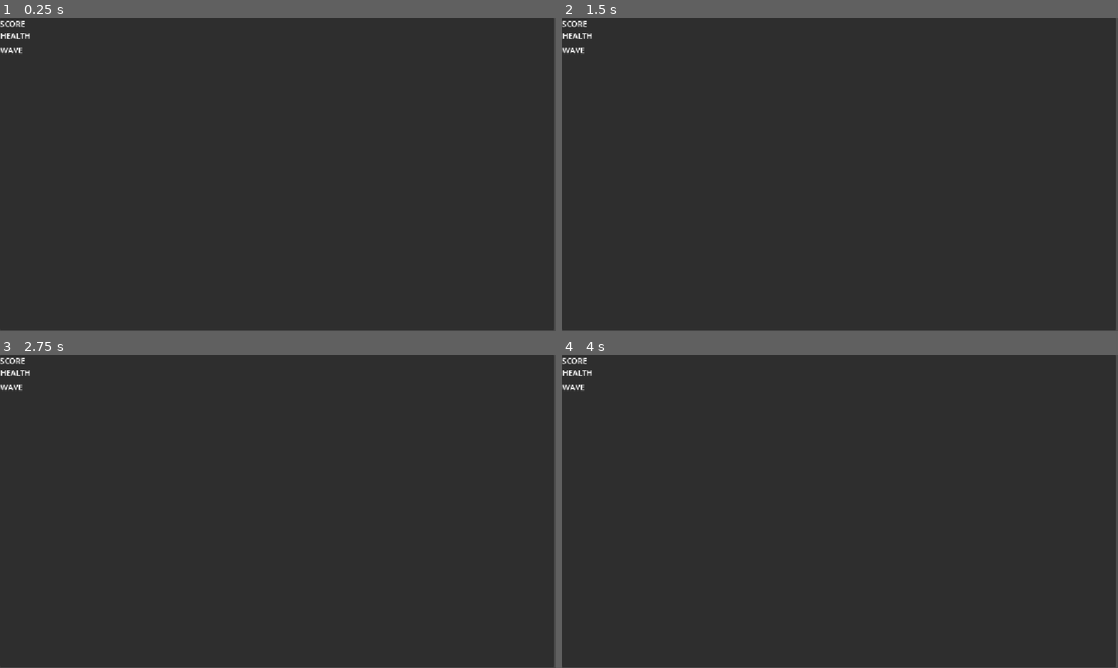
Above: before the commit, frames 1-4 (two rows, left to right).
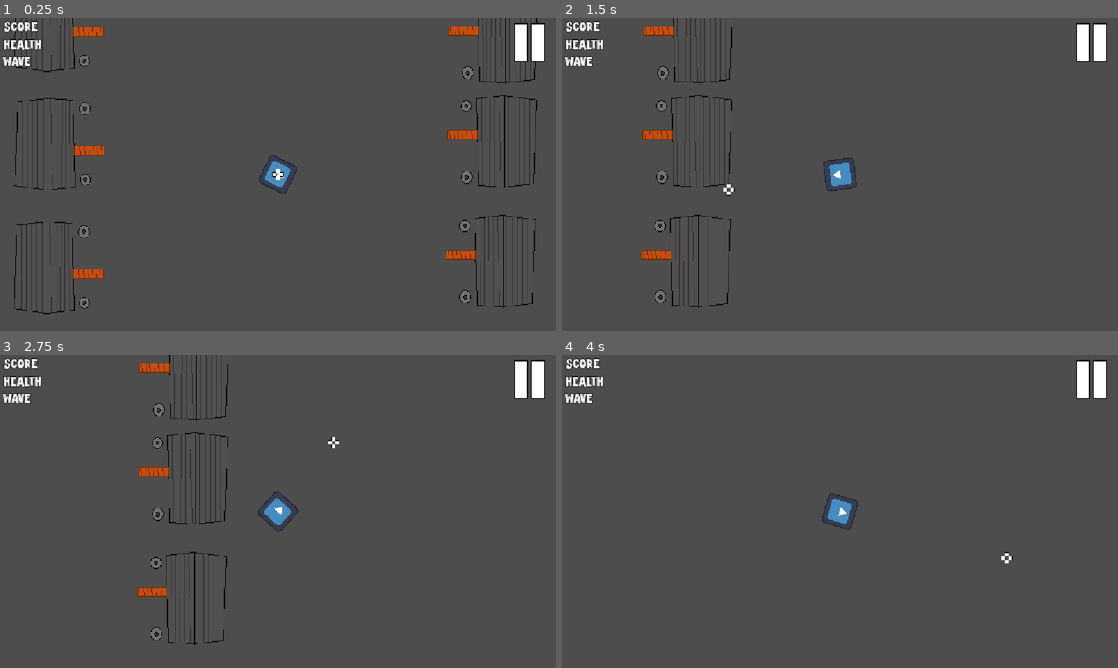
Above: after the commit, the same moments.

Repository: T8BG/HalloweenGameJam
Game: Godot game, scene res://Assets/Scenes/Areas/GameWorld.tscn
Two runs of this game, one before a commit and one after it. Both use one fixed random seed, a clock stepped at 60 frames per second and the inputs below. The project has no main scene, so this scene is started directly. The engine's default icon, where the game draws it, is replaced by a stand-in: a white triangle on a blue panel in a dark square.
Inputs (mouse positions are in pixels of both pictures, inside the frame that each line leads up to):
- Up to frame 1 (0.25 s): no input
- Up to frame 2 (1.5 s): tap Enter (ui_accept) at 0.5, 0.77, 0.8, 1.07, 1.35 s; move the mouse to (962, 158) at 0.52 s; hold D (Right) from 0.53 s (still down); click (962, 158) at 0.6 s; move the mouse to (728, 190) at 1.27 s
- Up to frame 3 (2.75 s): tap Enter (ui_accept) at 1.52, 1.82, 2.3 s; click (166, 527) at 1.55 s; move the mouse to (333, 442) at 2.02 s; release D (Right) at 2.03 s; hold A (Left) from 2.03 s (still down); click (333, 442) at 2.1 s
- Up to frame 4 (4 s): move the mouse to (812, 574) at 2.77 s; release A (Left) at 2.78 s; hold D (Right) from 2.78 s (still down); click (812, 574) at 2.85 s; tap Enter (ui_accept) at 3.02, 3.32, 3.6, 3.77 s; move the mouse to (1006, 558) at 3.52 s

The runs differ from the first frame. In frame 1, 97% of the frame differs, in the area x 0-100%, y 0-100%; in frame 2, 98%; in frame 3, 98%; in frame 4, 99%.

Commit message:
Game Setup
Player Movement, Player angles, Sprites, etc.

Diff:
--- a/halloweenGameJam/Assets/Scenes/Areas/GameWorld.tscn
+++ b/halloweenGameJam/Assets/Scenes/Areas/GameWorld.tscn
@@ -1,9 +1,19 @@
 [gd_scene format=3 uid="uid://ck673twg4avq4"]
 
 [ext_resource type="Script" uid="uid://cq41ym1f818km" path="res://Assets/Scripts/game_world.gd" id="1_c4e7b"]
+[ext_resource type="PackedScene" uid="uid://dbw7rp83ld3d2" path="res://Assets/Scenes/cursor_sprite.tscn" id="2_vwjdu"]
+[ext_resource type="PackedScene" uid="uid://b6lc3aemduj4c" path="res://Assets/Scenes/candy_bullet.tscn" id="3_i6eio"]
+[ext_resource type="PackedScene" uid="uid://mrny8bmdo5ut" path="res://Assets/Scenes/Player.tscn" id="3_rm2es"]
+[ext_resource type="FontFile" uid="uid://rj2tcbopc3or" path="res://Assets/Fonts/Scary Feet.ttf" id="4_chd1q"]
+[ext_resource type="Texture2D" uid="uid://dgudstls25lbh" path="res://Assets/Sprites/Pause.png" id="5_v24s8"]
+[ext_resource type="Texture2D" uid="uid://jf43hq5e1uvt" path="res://Assets/Sprites/PauseHover.png" id="6_4y2y2"]
+[ext_resource type="PackedScene" uid="uid://c2jnlhmjb3co7" path="res://Assets/Scenes/house.tscn" id="6_chd1q"]
 
 [node name="GameWorld" type="Node2D" unique_id=1176257089]
 script = ExtResource("1_c4e7b")
+
+[node name="Player" parent="." unique_id=1428690817 instance=ExtResource("3_rm2es")]
+Candy_Scene = ExtResource("3_i6eio")
 
 [node name="TileMapLayer" type="TileMapLayer" parent="." unique_id=2011772814]
 
@@ -12,28 +22,75 @@
 [node name="PlayerUI" type="CanvasLayer" parent="." unique_id=1620637852]
 
 [node name="Panel" type="Panel" parent="PlayerUI" unique_id=1138851137]
+visible = false
 offset_right = 1148.0
 offset_bottom = 646.0
 
 [node name="PlayerHealthLabel" type="Label" parent="PlayerUI" unique_id=837563749]
-offset_left = 1.0
-offset_top = 25.0
-offset_right = 174.0
-offset_bottom = 48.0
+offset_left = 7.0
+offset_top = 37.0
+offset_right = 180.0
+offset_bottom = 71.0
+theme_override_constants/outline_size = 5
+theme_override_fonts/font = ExtResource("4_chd1q")
+theme_override_font_sizes/font_size = 30
 text = "HEALTH"
 
 [node name="PlayerScoreLabel" type="Label" parent="PlayerUI" unique_id=43006783]
-offset_right = 40.0
-offset_bottom = 23.0
+offset_left = 8.0
+offset_right = 78.0
+offset_bottom = 34.0
+theme_override_constants/outline_size = 5
+theme_override_fonts/font = ExtResource("4_chd1q")
+theme_override_font_sizes/font_size = 30
 text = "SCORE"
 
 [node name="PauseTextureButton" type="TextureButton" parent="PlayerUI" unique_id=1674816296]
-offset_right = 40.0
-offset_bottom = 40.0
+offset_left = 1057.0
+offset_top = 8.0
+offset_right = 1143.0
+offset_bottom = 94.0
+texture_normal = ExtResource("5_v24s8")
+texture_pressed = ExtResource("5_v24s8")
+texture_hover = ExtResource("6_4y2y2")
+ignore_texture_size = true
+stretch_mode = 0
 
 [node name="WaveLabel" type="Label" parent="PlayerUI" unique_id=618791287]
-offset_left = 1.0
-offset_top = 55.0
-offset_right = 192.0
-offset_bottom = 78.0
+offset_left = 6.0
+offset_top = 72.0
+offset_right = 197.0
+offset_bottom = 106.0
+theme_override_constants/outline_size = 5
+theme_override_fonts/font = ExtResource("4_chd1q")
+theme_override_font_sizes/font_size = 30
 text = "WAVE"
+
+[node name="Houses" type="Node" parent="." unique_id=112445695]
+
+[node name="House6" parent="Houses" unique_id=234569783 instance=ExtResource("6_chd1q")]
+position = Vector2(457, -77)
+rotation = 1.5707963
+
+[node name="House5" parent="Houses" unique_id=1089618556 instance=ExtResource("6_chd1q")]
+position = Vector2(454.00012, 171.00009)
+rotation = 1.5707963
+
+[node name="House4" parent="Houses" unique_id=1310916233 instance=ExtResource("6_chd1q")]
+position = Vector2(459, -292.99997)
+rotation = 1.5707964
+
+[node name="House3" parent="Houses" unique_id=1390227139 instance=ExtResource("6_chd1q")]
+position = Vector2(-468, -300)
+rotation = -1.5707964
+
+[node name="House2" parent="Houses" unique_id=518141411 instance=ExtResource("6_chd1q")]
+position = Vector2(-466, -54)
+rotation = -1.5707964
+
+[node name="House" parent="Houses" unique_id=1428817597 instance=ExtResource("6_chd1q")]
+position = Vector2(-468, 201)
+rotation = -1.5707964
+
+[node name="CursorSprite" parent="." unique_id=1055387719 instance=ExtResource("2_vwjdu")]
+z_index = 1000
--- a/halloweenGameJam/Assets/Scenes/Areas/TitleScreen.tscn
+++ b/halloweenGameJam/Assets/Scenes/Areas/TitleScreen.tscn
@@ -1,6 +1,7 @@
 [gd_scene format=3 uid="uid://budgjaciofn56"]
 
 [ext_resource type="Script" uid="uid://bujc0ykcqqfg0" path="res://Assets/Scripts/title_screen.gd" id="1_8plbf"]
+[ext_resource type="FontFile" uid="uid://rj2tcbopc3or" path="res://Assets/Fonts/Scary Feet.ttf" id="2_i1ksy"]
 
 [node name="TitleScreen" type="Control" unique_id=1875287960]
 layout_mode = 3
@@ -11,45 +12,93 @@
 grow_vertical = 2
 script = ExtResource("1_8plbf")
 
-[node name="CreditsUI" type="CanvasLayer" parent="." unique_id=1204783391]
+[node name="CreditButton" type="Button" parent="." unique_id=482060809]
+layout_mode = 0
+offset_left = 472.0
+offset_top = 280.0
+offset_right = 675.0
+offset_bottom = 320.0
+theme_override_constants/outline_size = 15
+theme_override_fonts/font = ExtResource("2_i1ksy")
+theme_override_font_sizes/font_size = 28
+text = "Credits"
 
-[node name="CreditsLabel" type="Label" parent="CreditsUI" unique_id=495572679]
-offset_right = 40.0
+[node name="QuitButton" type="Button" parent="." unique_id=871315375]
+layout_mode = 0
+offset_left = 472.0
+offset_top = 456.0
+offset_right = 675.0
+offset_bottom = 496.0
+theme_override_constants/outline_size = 15
+theme_override_fonts/font = ExtResource("2_i1ksy")
+theme_override_font_sizes/font_size = 28
+text = "Quit"
+
+[node name="StartButton" type="Button" parent="." unique_id=1366472926]
+layout_mode = 0
+offset_left = 472.0
+offset_top = 192.0
+offset_right = 675.0
+offset_bottom = 232.0
+theme_override_constants/outline_size = 15
+theme_override_fonts/font = ExtResource("2_i1ksy")
+theme_override_font_sizes/font_size = 28
+text = "START"
+
+[node name="HelpButton" type="Button" parent="." unique_id=329942299]
+layout_mode = 0
+offset_left = 472.0
+offset_top = 368.0
+offset_right = 675.0
+offset_bottom = 408.0
+theme_override_constants/outline_size = 15
+theme_override_fonts/font = ExtResource("2_i1ksy")
+theme_override_font_sizes/font_size = 28
+text = "Help"
+
+[node name="TitleLabel" type="Label" parent="." unique_id=1110927392]
+layout_mode = 0
+offset_left = 190.0
+offset_top = 27.0
+offset_right = 967.0
+offset_bottom = 169.0
+theme_override_constants/outline_size = 30
+theme_override_fonts/font = ExtResource("2_i1ksy")
+theme_override_font_sizes/font_size = 128
+text = "CANDY CRITTERS"
+
+[node name="HelpUI" type="CanvasLayer" parent="." unique_id=1076240908]
+
+[node name="Panel" type="Panel" parent="HelpUI" unique_id=766632946]
+offset_right = 1155.0
+offset_bottom = 648.0
+
+[node name="CreditsLabel" type="Label" parent="HelpUI" unique_id=955326225]
+offset_right = 109.0
 offset_bottom = 23.0
 text = "CREDITS HERE"
+
+[node name="CreditsUI" type="CanvasLayer" parent="." unique_id=1204783391]
+visible = false
 
 [node name="Panel" type="Panel" parent="CreditsUI" unique_id=1509232811]
 offset_right = 1155.0
 offset_bottom = 648.0
 
-[node name="CreditButton" type="Button" parent="." unique_id=482060809]
-layout_mode = 0
-offset_left = 466.0
-offset_top = 248.0
-offset_right = 669.0
-offset_bottom = 279.0
-text = "Credits"
+[node name="CreditsLabel" type="Label" parent="CreditsUI" unique_id=495572679]
+offset_right = 109.0
+offset_bottom = 23.0
+text = "Whaaat
+"
 
-[node name="QuitButton" type="Button" parent="." unique_id=871315375]
-layout_mode = 0
-offset_left = 488.0
-offset_top = 321.0
-offset_right = 640.0
-offset_bottom = 359.0
-text = "Quit"
+[node name="ExitCredits" type="Button" parent="CreditsUI" unique_id=684786200]
+offset_left = 4.53
+offset_right = 54.53
+offset_bottom = 50.0
+text = "EXIT
+"
 
-[node name="StartButton" type="Button" parent="." unique_id=1366472926]
-layout_mode = 0
-offset_left = 526.0
-offset_top = 191.0
-offset_right = 628.0
-offset_bottom = 222.0
-text = "START"
-
-[node name="TitleLabel" type="Label" parent="." unique_id=1110927392]
-layout_mode = 0
-offset_left = 533.0
-offset_top = 142.0
-offset_right = 624.0
-offset_bottom = 165.0
-text = "GAME TITLE"
+[connection signal="pressed" from="CreditButton" to="." method="_on_credit_button_pressed"]
+[connection signal="pressed" from="QuitButton" to="." method="_on_quit_button_pressed"]
+[connection signal="pressed" from="StartButton" to="." method="_on_start_button_pressed"]
+[connection signal="pressed" from="HelpButton" to="." method="_on_help_button_pressed"]
--- a/halloweenGameJam/Assets/Scenes/Player.tscn
+++ b/halloweenGameJam/Assets/Scenes/Player.tscn
@@ -12,10 +12,12 @@
 [node name="Camera2D" type="Camera2D" parent="." unique_id=767686653]
 
 [node name="Sprite2D" type="Sprite2D" parent="." unique_id=691740961]
+scale = Vector2(0.5, 0.5)
 texture = ExtResource("1_3e2tf")
 
 [node name="CollisionShape2D" type="CollisionShape2D" parent="." unique_id=417078237]
 position = Vector2(-1.5, -2)
+scale = Vector2(0.5, 0.5)
 shape = SubResource("RectangleShape2D_2gdrs")
 
 [node name="AudioStreamPlayer2D" type="AudioStreamPlayer2D" parent="." unique_id=974670112]
--- a/halloweenGameJam/Assets/Scenes/candy_bullet.tscn
+++ b/halloweenGameJam/Assets/Scenes/candy_bullet.tscn
@@ -1,10 +1,21 @@
 [gd_scene format=3 uid="uid://b6lc3aemduj4c"]
 
 [ext_resource type="Script" uid="uid://dypervrwjb7lr" path="res://Assets/Scripts/candy_bullet.gd" id="1_jpm25"]
+[ext_resource type="Texture2D" uid="uid://bwtru75l1qbjb" path="res://Assets/Sprites/Candy.png" id="2_bq66u"]
+
+[sub_resource type="RectangleShape2D" id="RectangleShape2D_2gdrs"]
+size = Vector2(30, 20)
 
 [node name="Area2D" type="Area2D" unique_id=1279814720]
 script = ExtResource("1_jpm25")
 
 [node name="Sprite2D" type="Sprite2D" parent="." unique_id=47999188]
+scale = Vector2(1.5, 1.5)
+texture = ExtResource("2_bq66u")
 
 [node name="CollisionShape2D" type="CollisionShape2D" parent="." unique_id=2045978162]
+position = Vector2(0.50000024, 0)
+scale = Vector2(1.5, 1.5)
+shape = SubResource("RectangleShape2D_2gdrs")
+
+[connection signal="body_entered" from="." to="." method="_on_body_entered"]
--- /dev/null
+++ b/halloweenGameJam/Assets/Scenes/cursor_sprite.tscn
@@ -0,0 +1,9 @@
+[gd_scene format=3 uid="uid://dbw7rp83ld3d2"]
+
+[ext_resource type="Texture2D" uid="uid://cupjxj3wk6rnf" path="res://Assets/Sprites/Cursor.png" id="1_ys544"]
+[ext_resource type="Script" uid="uid://b6gwwlqjdmjie" path="res://Assets/Scripts/cursor.gd" id="2_1omeh"]
+
+[node name="CursorSprite" type="Sprite2D" unique_id=1055387719]
+scale = Vector2(0.75, 0.75)
+texture = ExtResource("1_ys544")
+script = ExtResource("2_1omeh")
--- /dev/null
+++ b/halloweenGameJam/Assets/Scenes/house.tscn
@@ -0,0 +1,23 @@
+[gd_scene format=3 uid="uid://c2jnlhmjb3co7"]
+
+[ext_resource type="Texture2D" uid="uid://d0rlbqna48n10" path="res://Assets/Sprites/HouseLightOff.png" id="1_rndms"]
+
+[sub_resource type="RectangleShape2D" id="RectangleShape2D_rndms"]
+size = Vector2(193, 130)
+
+[sub_resource type="RectangleShape2D" id="RectangleShape2D_gyyse"]
+size = Vector2(23, 60)
+
+[node name="House" type="Area2D" unique_id=234569783]
+
+[node name="Sprite2D" type="Sprite2D" parent="." unique_id=541764554]
+scale = Vector2(0.25, 0.25)
+texture = ExtResource("1_rndms")
+
+[node name="CollisionShape2D2" type="CollisionShape2D" parent="." unique_id=104213613]
+position = Vector2(9.5, -17)
+shape = SubResource("RectangleShape2D_rndms")
+
+[node name="CollisionShape2DTrickorTreat" type="CollisionShape2D" parent="." unique_id=1498030188]
+position = Vector2(-3.5, 79)
+shape = SubResource("RectangleShape2D_gyyse")
--- a/halloweenGameJam/Assets/Scripts/candy_bullet.gd
+++ b/halloweenGameJam/Assets/Scripts/candy_bullet.gd
@@ -1,8 +1,5 @@
 extends Area2D
-
-@onready var start_button = get_node_or_null("TitleScreen/StartButton")
-@onready var credits_button = get_node_or_null("TitleScreen/CreditButton")
-@onready var quit_button = get_node_or_null("TitleScreen/QuitButton")
+const speed = 1000
 # Called when the node enters the scene tree for the first time.
 func _ready() -> void:
 	pass # Replace with function body.
@@ -10,4 +7,12 @@
 
 # Called every frame. 'delta' is the elapsed time since the previous frame.
 func _process(delta: float) -> void:
+	position += transform.y * speed * delta
 	pass
+
+
+func _on_body_entered(body: Node2D) -> void:
+	if body.is_in_group("Children"):
+		body.queue_free()
+	queue_free()
+	pass # Replace with function body.
--- /dev/null
+++ b/halloweenGameJam/Assets/Scripts/cursor.gd
@@ -0,0 +1,12 @@
+extends Sprite2D
+
+# Called when the node enters the scene tree for the first time.
+func _ready() -> void:
+	pass # Replace with function body.
+
+
+# Called every frame. 'delta' is the elapsed time since the previous frame.
+func _process(delta: float) -> void:
+	global_position.x = get_global_mouse_position().x
+	global_position.y = get_global_mouse_position().y
+	pass
--- a/halloweenGameJam/Assets/Scripts/game_world.gd
+++ b/halloweenGameJam/Assets/Scripts/game_world.gd
@@ -1,8 +1,9 @@
 extends Node2D
-
+@onready var cursor = get_node_or_null("GameWorld/CursorSprite")
 
 # Called when the node enters the scene tree for the first time.
 func _ready() -> void:
+	Input.set_mouse_mode(Input.MOUSE_MODE_HIDDEN)
 	pass # Replace with function body.
 
 
--- a/halloweenGameJam/Assets/Scripts/player.gd
+++ b/halloweenGameJam/Assets/Scripts/player.gd
@@ -1,25 +1,40 @@
 extends CharacterBody2D
+const SPEED =800
+var screen_size
 
-
-const SPEED = 300.0
-const JUMP_VELOCITY = -400.0
-
+@export var Candy_Scene: PackedScene
 
 func _physics_process(delta: float) -> void:
-	# Add the gravity.
-	if not is_on_floor():
-		velocity += get_gravity() * delta
+	#Shoot stuff
+	if Input.is_action_just_pressed("Shoot"):
+		shoot()
+	#Movement stuff
+	var direction = Vector2.ZERO
+	if Input.is_action_pressed("Up"):
+		direction.y -= 1
+		print(global_position.y)
+	if Input.is_action_pressed("Down"):
+		direction.y += 1
+		print(global_position.y)
+	if Input.is_action_pressed("Left"):
+		direction.x -= 1
+		print(global_position.x)
+	if Input.is_action_pressed("Right"):
+		direction.x += 1
+		print(global_position.x)
 
-	# Handle jump.
-	if Input.is_action_just_pressed("ui_accept") and is_on_floor():
-		velocity.y = JUMP_VELOCITY
+	if direction.length() > 0:
+		direction = direction.normalized() * SPEED
 
-	# Get the input direction and handle the movement/deceleration.
-	# As good practice, you should replace UI actions with custom gameplay actions.
-	var direction := Input.get_axis("ui_left", "ui_right")
-	if direction:
-		velocity.x = direction * SPEED
-	else:
-		velocity.x = move_toward(velocity.x, 0, SPEED)
+	position += direction * delta
+	#position = position.clamp(Vector2.ZERO, screen_size)
+	rotate_player()
 
-	move_and_slide()
+func rotate_player():
+	rotation = (get_global_mouse_position() -global_position).angle() + deg_to_rad(90)
+
+func shoot():
+	var b = Candy_Scene.instantiate()
+	get_tree().current_scene.add_child(b)
+	b.global_position = global_position
+	b.global_rotation = global_rotation
--- a/halloweenGameJam/Assets/Scripts/title_screen.gd
+++ b/halloweenGameJam/Assets/Scripts/title_screen.gd
@@ -1,11 +1,39 @@
 extends Control
 
+@onready var start_button = get_node_or_null("TitleScreen/StartButton") as Button
+@onready var credits_button = get_node_or_null("TitleScreen/CreditButton") as Button
+@onready var quit_button = get_node_or_null("TitleScreen/QuitButton") as Button
 
+@onready var helpUI = get_node_or_null("HelpUI") as CanvasLayer
+@onready var creditsUI = get_node_or_null("CreditsUI") as CanvasLayer
 # Called when the node enters the scene tree for the first time.
 func _ready() -> void:
+	#helpUI.hide()
+	#creditsUI.hide()
 	pass # Replace with function body.
 
 
 # Called every frame. 'delta' is the elapsed time since the previous frame.
 func _process(delta: float) -> void:
 	pass
+
+
+func _on_start_button_pressed() -> void:
+	print("Start button pressed")
+	get_tree().change_scene_to_file("res://Assets/Scenes/Areas/GameWorld.tscn")
+	pass # Replace with function body.
+
+
+func _on_help_button_pressed() -> void:
+	helpUI.show()
+	pass # Replace with function body.
+
+
+func _on_quit_button_pressed() -> void:
+	get_tree().quit()
+	pass # Replace with function body.
+
+
+func _on_credit_button_pressed() -> void:
+	creditsUI.show()
+	pass # Replace with function body.
Binary file added: halloweenGameJam/Assets/Fonts/Scary Feet.ttf
Not shown, added: halloweenGameJam/Assets/Fonts/Scary Feet.ttf.import
Not shown, added: halloweenGameJam/Assets/Scripts/cursor.gd.uid
Binary file added: halloweenGameJam/Assets/Sprites/Candy.png
Not shown, added: halloweenGameJam/Assets/Sprites/Candy.png.import
Binary file added: halloweenGameJam/Assets/Sprites/Cursor.png
Not shown, added: halloweenGameJam/Assets/Sprites/Cursor.png.import
Binary file added: halloweenGameJam/Assets/Sprites/HouseLightOff.png
Not shown, added: halloweenGameJam/Assets/Sprites/HouseLightOff.png.import
Binary file added: halloweenGameJam/Assets/Sprites/HouseLightOn.png
Not shown, added: halloweenGameJam/Assets/Sprites/HouseLightOn.png.import
Binary file added: halloweenGameJam/Assets/Sprites/Pause.png
(and 3 more such lines)
